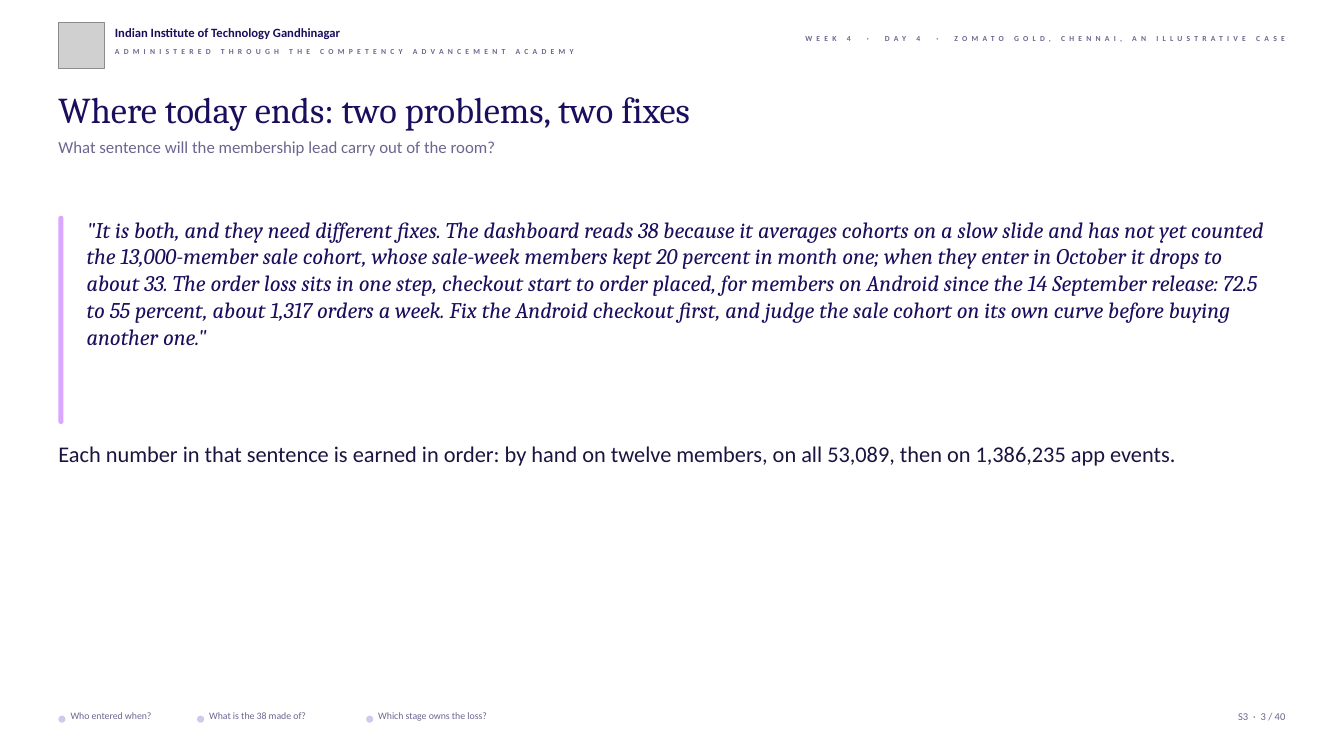
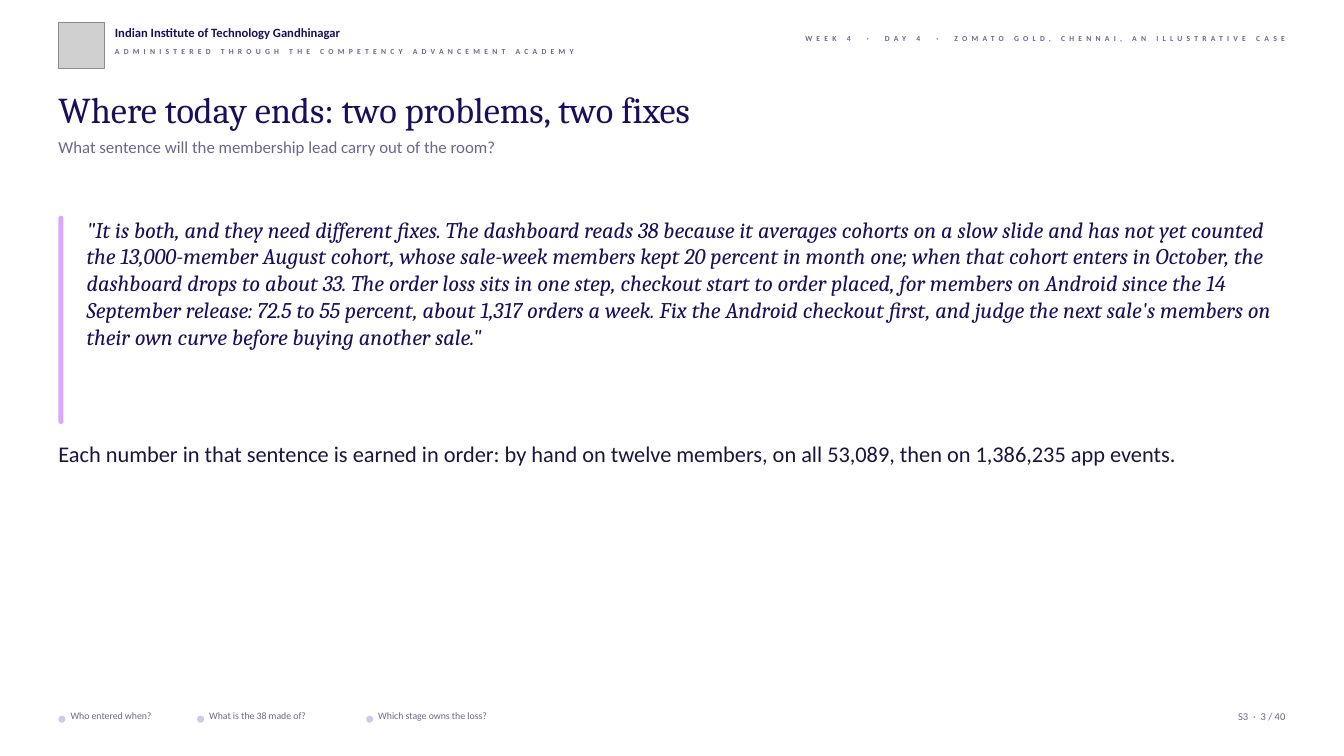
Before and after one commit to fde-academy-lab/c2-content-factory, a slide deck: slide 3 of content/W04/D4/slides/C2_W04_D04_half1_STUDENT.pptx. Drawn at 1344x756 pixels with LibreOffice and Linux fonts; fonts in the diff are those of the drawing; grey boxes stand for pictures; background and template pictures are left out. Boxes give left, top, right and bottom in pixels: in the first picture for what was removed or moved away, otherwise in the second. Text is boxed around its words. In the diff, an @@ line names an element or a change of style, - is before the commit and + after.

```diff
--- a/content/W04/D4/slides/C2_W04_D04_half1_STUDENT.pptx
+++ b/content/W04/D4/slides/C2_W04_D04_half1_STUDENT.pptx
@@ text at box(87, 222, 1271, 350): text changed @@
-"It is both, and they need different fixes. The dashboard reads 38 because it averages cohorts on a slow slide and has not yet counted the 13,000-member sale cohort, whose sale-week members kept 20 percent in month one; when they enter in October it drops to about 33. The order loss sits in one step, checkout start to order placed, for members on Android since the 14 September release: 72.5 to 55 percent, about 1,317 orders a week. Fix the Android checkout first, and judge the sale cohort on its own curve before buying another one."
+"It is both, and they need different fixes. The dashboard reads 38 because it averages cohorts on a slow slide and has not yet counted the 13,000-member August cohort, whose sale-week members kept 20 percent in month one; when that cohort enters in October, the dashboard drops to about 33. The order loss sits in one step, checkout start to order placed, for members on Android since the 14 September release: 72.5 to 55 percent, about 1,317 orders a week. Fix the Android checkout first, and judge the next sale's members on their own curve before buying another sale."
```
Also in this commit, not shown: 6 other slides changed, 36 other files.
